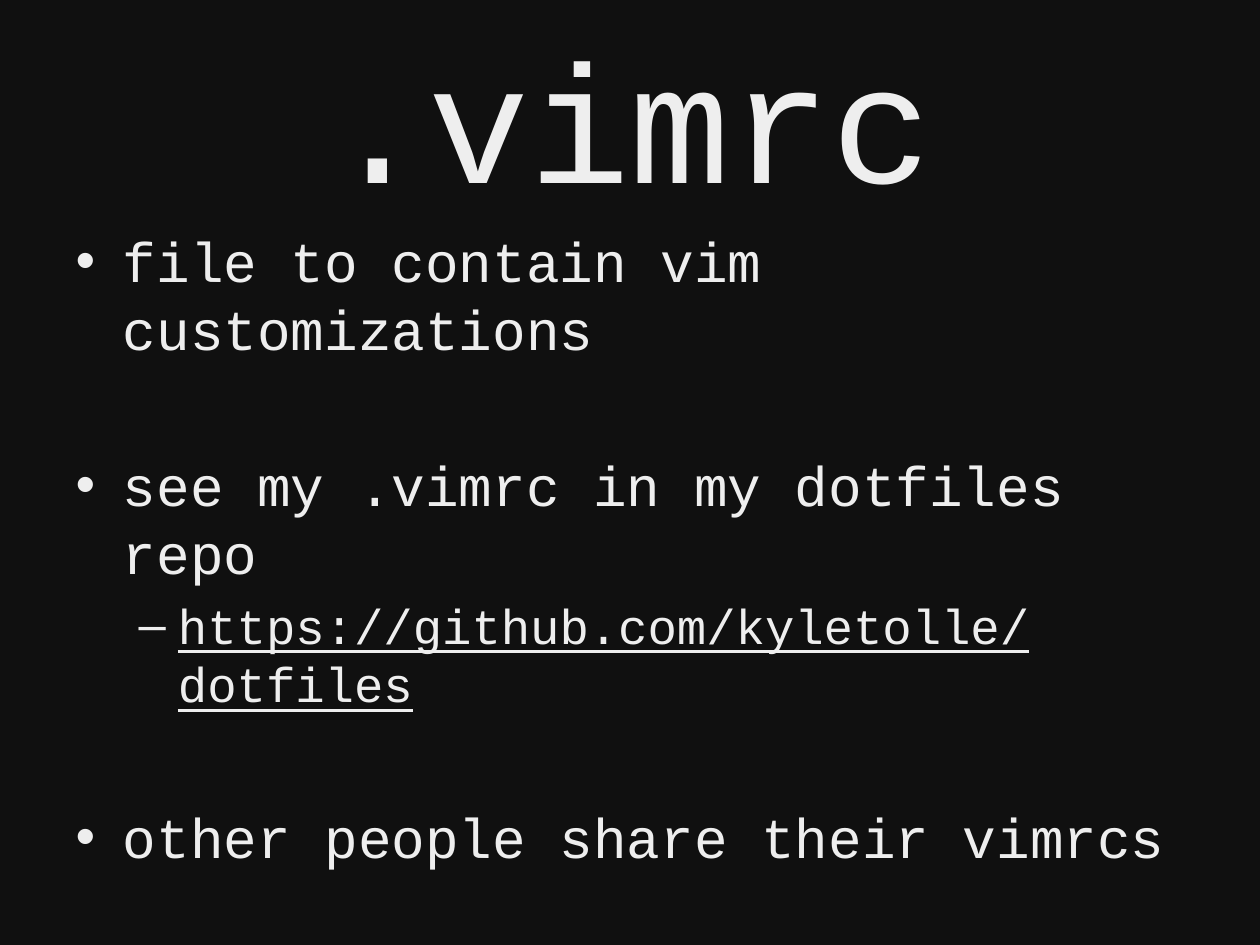
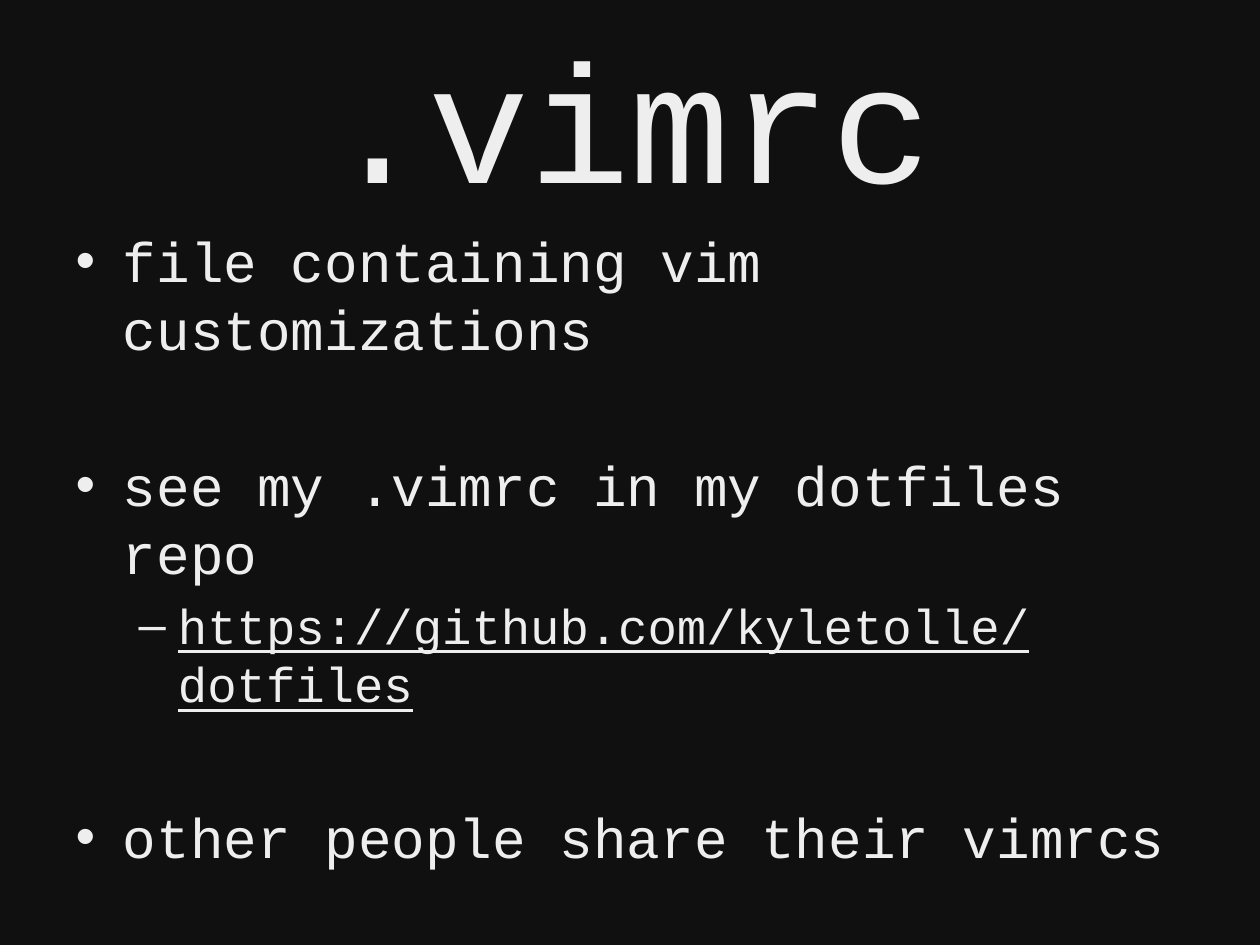
Before and after one commit to kyletolle/talks, a slide deck: slide 36 of beginning_vim-04.17.2012.pptx (slide 35 before the commit). Drawn at 1260x945 pixels with LibreOffice and Linux fonts; fonts in the diff are those of the drawing. Boxes give left, top, right and bottom in pixels: in the first picture for what was removed or moved away, otherwise in the second. Text is boxed around its words. In the diff, an @@ line names an element or a change of style, - is before the commit and + after.

```diff
--- a/beginning_vim-04.17.2012.pptx
+++ b/beginning_vim-04.17.2012.pptx
@@ text at [123, 242, 762, 351]: text changed @@
-• file to contain vim customizations
+• file containing vim customizations
```
Also in this commit, not shown: 3 other slides changed, 2 slides added.
